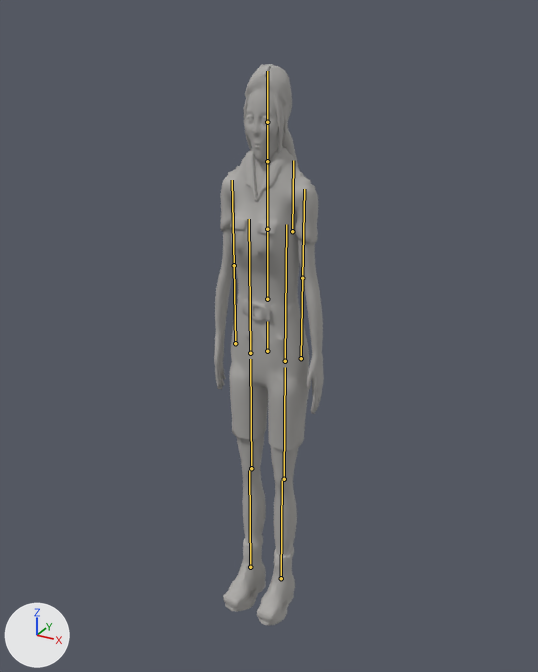
One commit to the glTF model models/keeper/female/keeper_female.glb: the scene before it, then after it.
Both versions are drawn from a 50 mm camera at (1.12, -2.03, 1.97) aimed at (-0.02, 0.04, 0.94). The lights are fixed; the arrows at lower left show +X, +Y and +Z. The first picture is the older version. Both versions are drawn at the pose saved in each file; the numbers are the values there. The bones that change, and the others that lie on the model, are drawn over the model as lines.
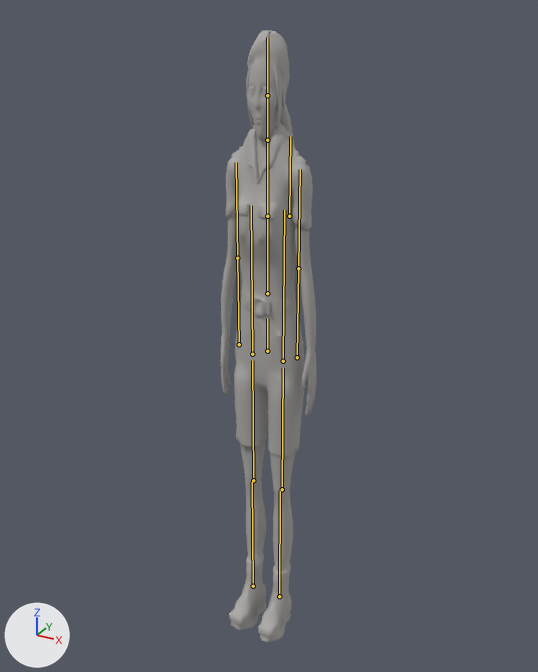
The change in detail:
Bone 'hips' (bone_hips) is rescaled from (0.76, 1.19, 0.76) to (0.67, 1.31, 0.67).

Changed parts and their boxes (x1, y1, x2, y2) in the pictures (538 x 672 px):
'Mesh_0', posed (13% narrower, 9% taller): before (214, 64, 324, 626); after (221, 30, 317, 642)
bone 'hips', root to tip: before (267, 351) to (267, 321); after (267, 351) to (267, 318)
